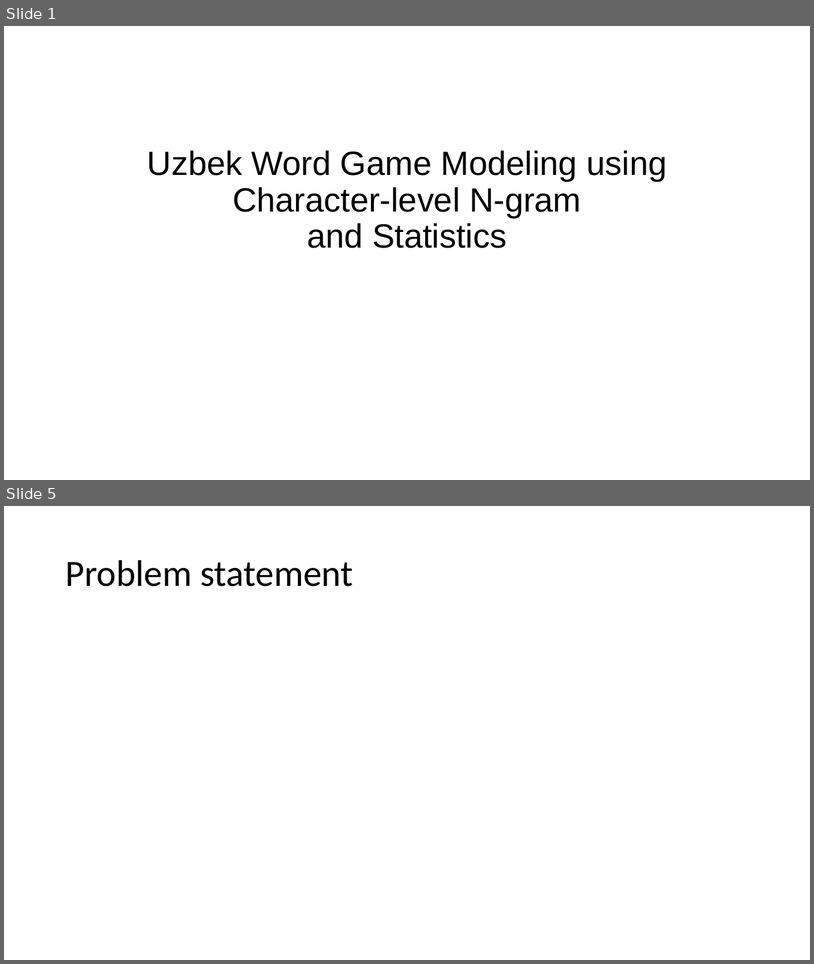
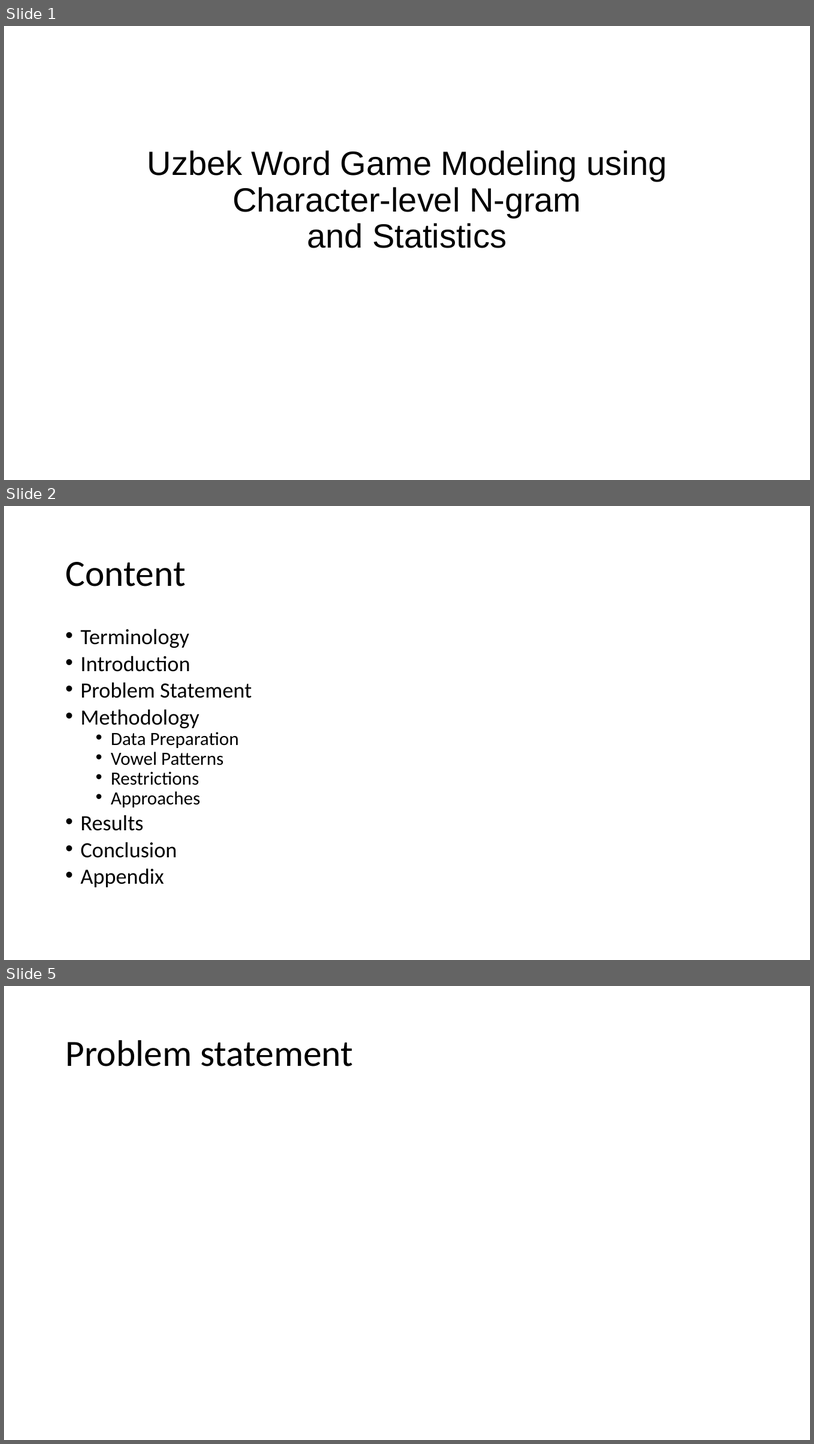
Before and after one commit to UlugbekSalaev/MatchingLetterGame, a slide deck: Presentation.pptx. Shown one above the other, each under a label of ours: slides 1 and 5 before the commit, slides 1, 2 and 5 after it; the slides between them are not shown. The pictures are 814x964 and 814x1444 pixels, drawn with LibreOffice and Linux fonts; fonts in the diff are those of the drawing. Boxes give left, top, right and bottom in pixels: in the first picture for what was removed or moved away, otherwise in the second. Text is boxed around its words. In the diff, an @@ line names an element or a change of style, - is before the commit and + after.

```diff
--- a/Presentation.pptx
+++ b/Presentation.pptx
@@ slide 2 added at (4, 506, 810, 960), background #FFFFFF @@
@@ title added at (65, 562, 185, 586), 44 pt, text #000000 @@
+Content
@@ text added at (81, 628, 252, 887), 25.9 pt, text #000000 @@
+• Terminology
+• Introduction
+• Problem Statement
+• Methodology
+  • Data Preparation
+  • Vowel Patterns
+  • Restrictions
+  • Approaches
+• Results
+• Conclusion
+• Appendix
```
Also in this commit, not shown: 5 slides changed, 5 other slides added, 3 slides removed, 4 other files.
